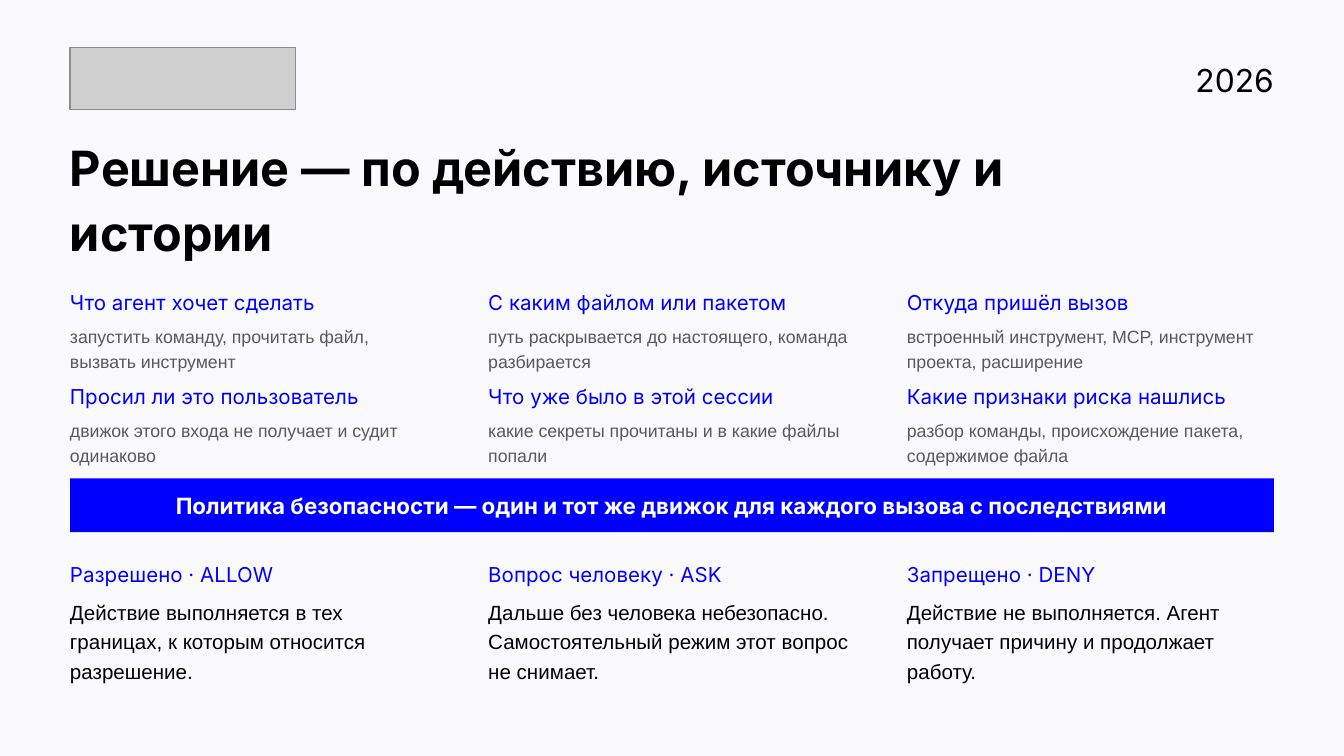
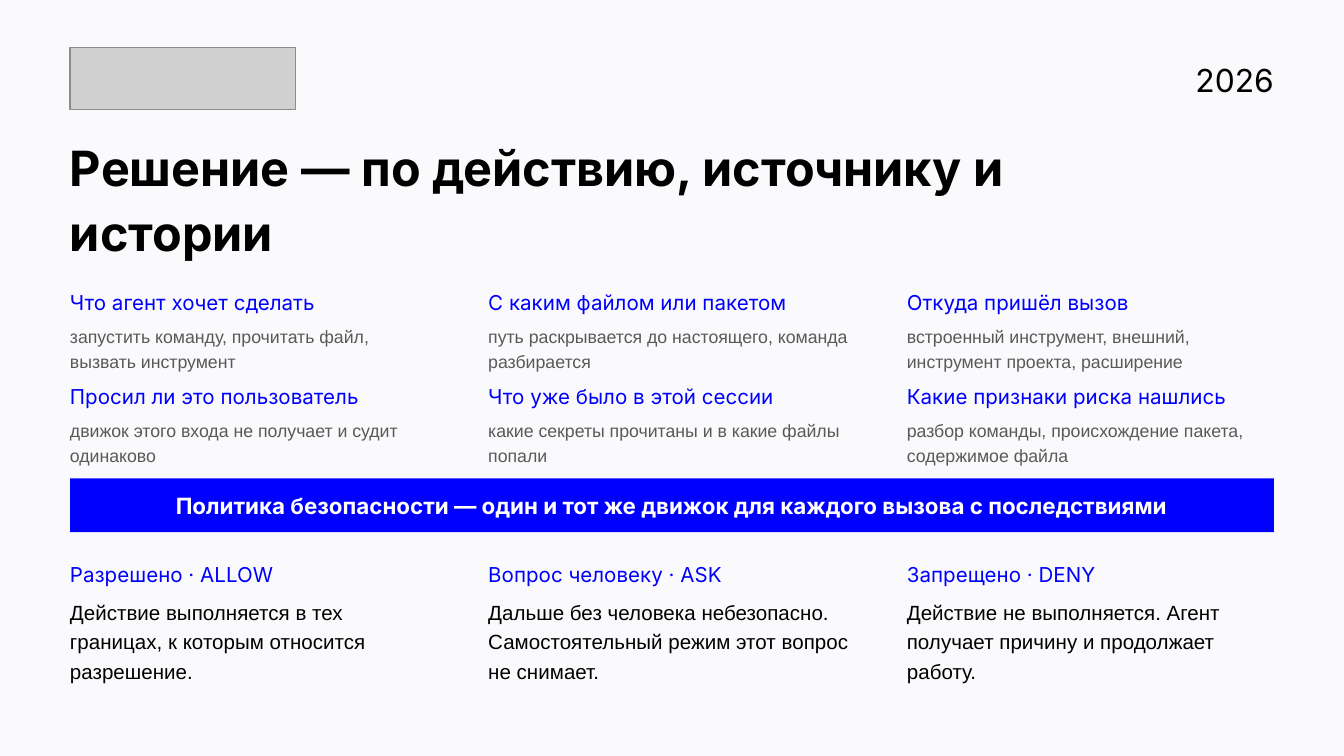
Before and after one commit to v0ropaev/kilocode, a slide deck: slide 11 of submission/Security-Auto-ATH.pptx (slide 4 before the commit). Drawn at 1344x756 pixels with LibreOffice and Linux fonts; fonts in the diff are those of the drawing; grey boxes stand for pictures. Boxes give left, top, right and bottom in pixels: in the first picture for what was removed or moved away, otherwise in the second. Text is boxed around its words. In the diff, an @@ line names an element or a change of style, - is before the commit and + after.

```diff
--- a/submission/Security-Auto-ATH.pptx
+++ b/submission/Security-Auto-ATH.pptx
@@ text at [907, 330, 1190, 372]: text changed @@
-встроенный инструмент, MCP, инструмент проекта, расширение
+встроенный инструмент, внешний, инструмент проекта, расширение
```
Also in this commit, not shown: 7 other slides changed, 9 slides added, 4 slides removed, 51 other files.
